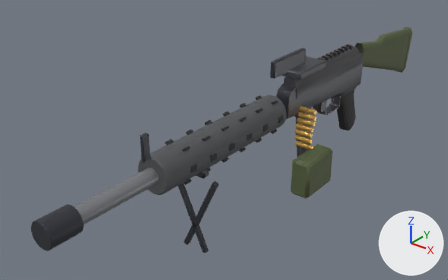
One commit to the glTF model assets/kitbash/machine_gun.glb: the scene before it, then after it.
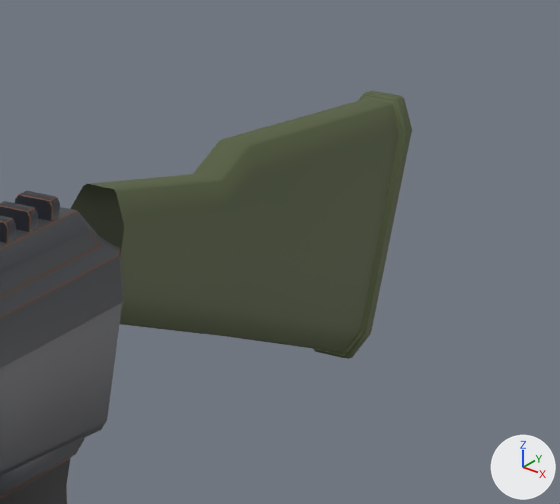
Each version appears first whole from a 50 mm lens placed at (0.408, -0.648, 0.447), pointed at (-0.062, -0.06, 0.083), and next in a close-up on the part from 76% to 98% of the width and 4% to 35% of the height. Lighting does not change. The marker at lower right points along +X, +Y and +Z. The first two pictures are the older version. Vertices at exactly the same position are counted once.

Before the edit, the objects in view are built like this:
```python
me_assaultrifle_1_001 = bpy.data.meshes.new('AssaultRifle_1.001')
me_assaultrifle_1_001.from_pydata(...)  # 2584 vertices, 4778 faces; spans x -0.041..0.041, y -0.39..0.39, z 0.0..0.197
# faces by material slot: [1042, 1662, 950, 114, 156, 156, 222, 476]
me_assaultrifle_1_001.materials.append(mat_zed_walnut)  # brown #6b4024
me_assaultrifle_1_001.materials.append(mat_zed_polymer)  # black #2b2b2e
me_assaultrifle_1_001.materials.append(mat_zed_blued)  # dark grey #33363d
me_assaultrifle_1_001.materials.append(mat_zed_gunmetal)  # dark grey #45474c
me_assaultrifle_1_001.materials.append(mat_zed_graphite)  # dark grey #525457
me_assaultrifle_1_001.materials.append(mat_zed_steel)  # grey #85878c
me_assaultrifle_1_001.materials.append(mat_zed_olive)  # dark green #545e3d
me_assaultrifle_1_001.materials.append(mat_zed_brass)  # orange #c79e4c
ob_machine_gun = bpy.data.objects.new('machine_gun', me_assaultrifle_1_001)
ob_machine_gun.location = (0.0, 0.0, 0.0)
```
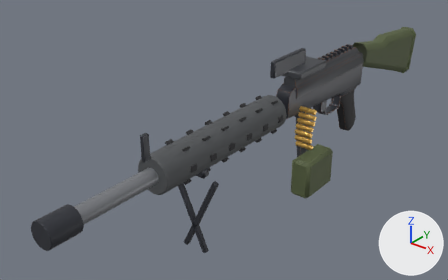
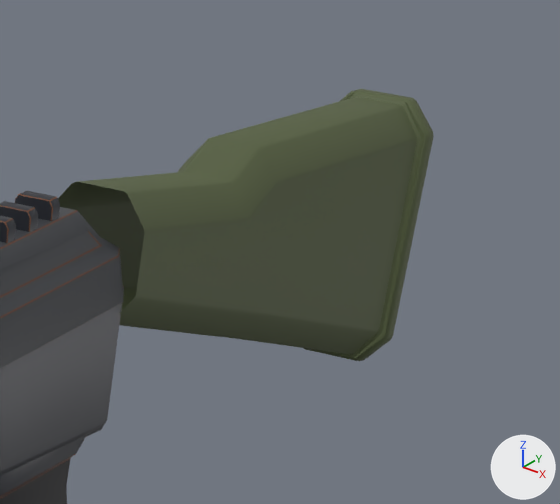
Changed parts and their boxes (x1, y1, x2, y2) in the close-ups (560 x 504 px):
'machine_gun', reshaped
    before: (0, 91, 412, 504)
    after: (0, 89, 434, 504)
part 1 of me_assaultrifle_1_001, rebuilt (10% wider)
    before: (70, 91, 412, 359)
    after: (58, 89, 434, 361)

What changed in the scene script:
```text
Change me_assaultrifle_1_001:
    used by ob_machine_gun; location = (0.0, 0.0, 0.0)
    remove me_assaultrifle_1_001.from_pydata(...)  # 2584 vertices, 4778 faces; spans x -0.041..0.041, y -0.39..0.39, z 0.0..0.197
    add me_assaultrifle_1_001.from_pydata(...)  # 2608 vertices, 4822 faces; spans x -0.041..0.041, y -0.39..0.39, z 0.0..0.197
    me_assaultrifle_1_001 part 1: the loose piece of 96 vertices spanning x -0.017..0.002, y 0.202..0.39, z 0.07..0.164 is rebuilt with 120 vertices and now spans x -0.024..0.009, y 0.202..0.39, z 0.07..0.164
    other edits to the shape of me_assaultrifle_1_001 do not show in these pictures
```
